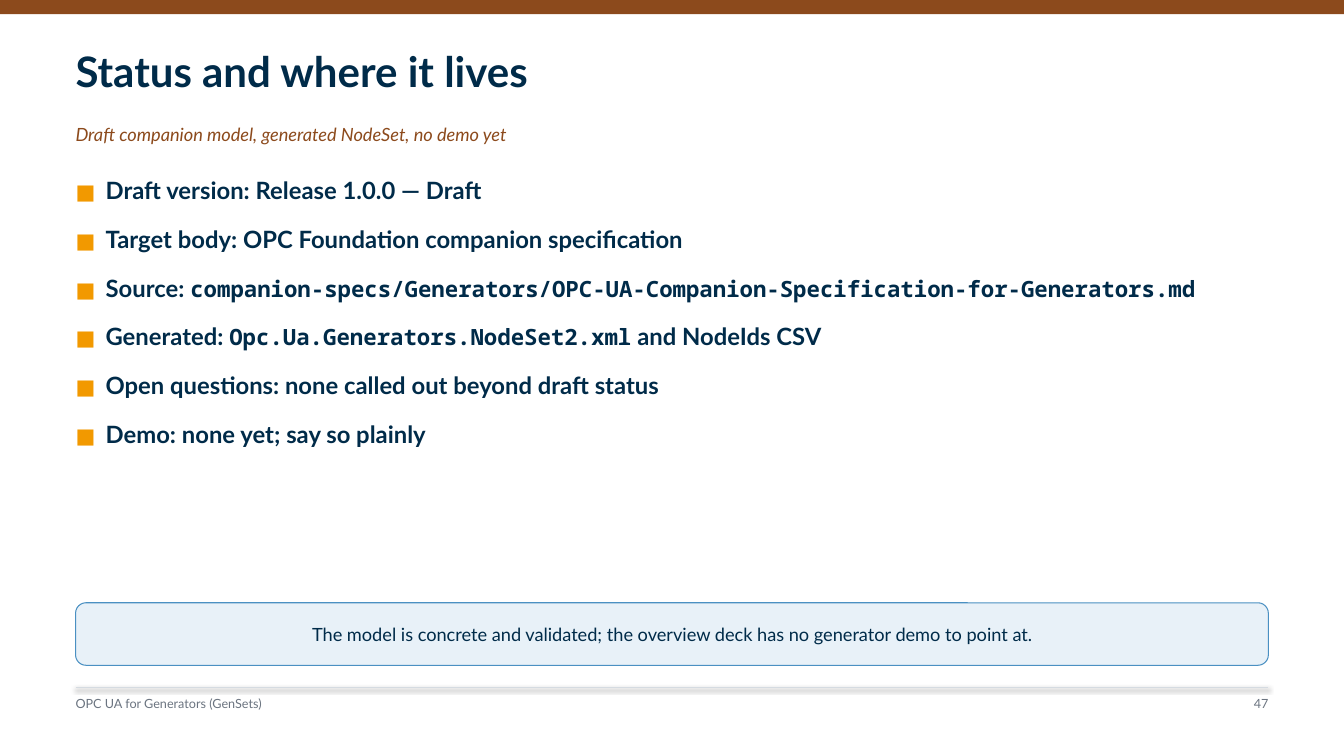
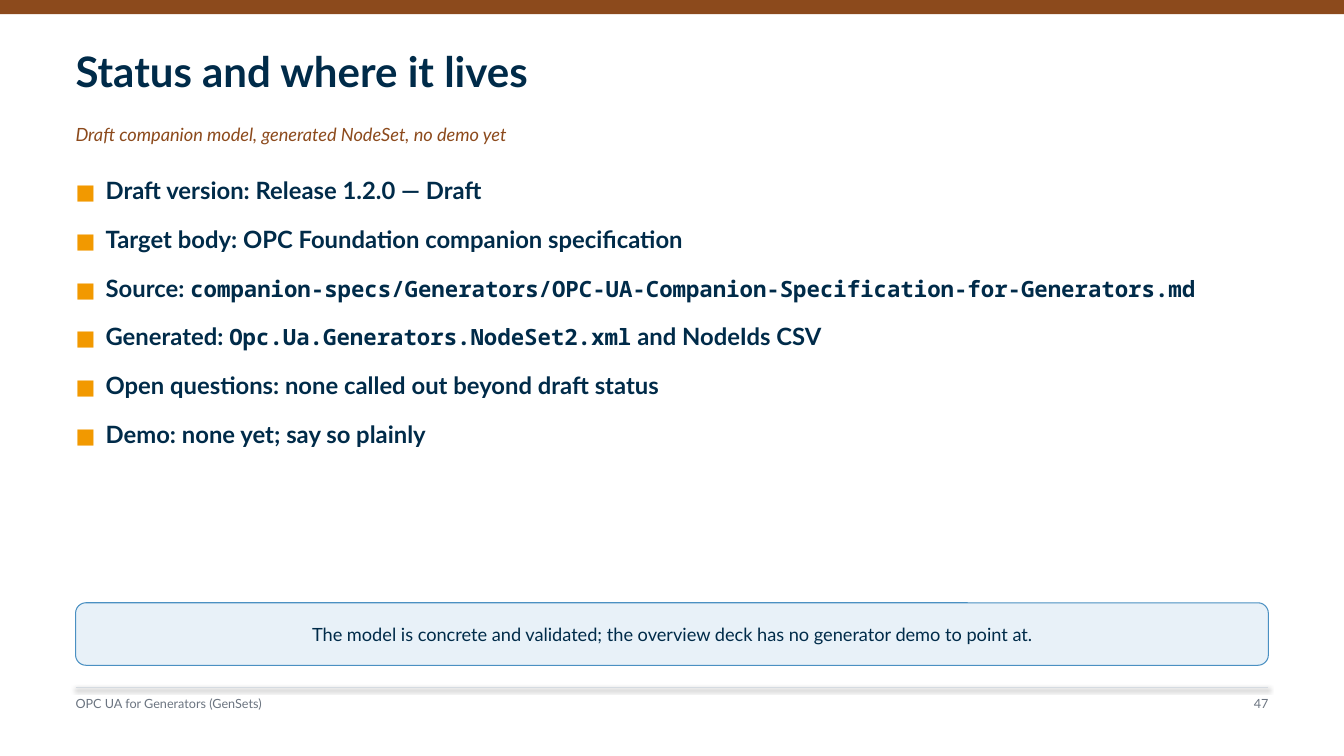
Before and after one commit to marcschier/opcua-drafts, a slide deck: slide 47 of decks/OPC-UA-Drafts-Overview.pptx. Drawn at 1344x756 pixels with LibreOffice and Linux fonts; fonts in the diff are those of the drawing. Boxes give left, top, right and bottom in pixels: in the first picture for what was removed or moved away, otherwise in the second. Text is boxed around its words. In the diff, an @@ line names an element or a change of style, - is before the commit and + after.

```diff
--- a/decks/OPC-UA-Drafts-Overview.pptx
+++ b/decks/OPC-UA-Drafts-Overview.pptx
@@ text at (106, 181, 481, 200): text changed @@
-■ Draft version: Release 1.0.0 — Draft
+■ Draft version: Release 1.2.0 — Draft
```
Also in this commit, not shown: 6 other slides changed, 9 other files.
